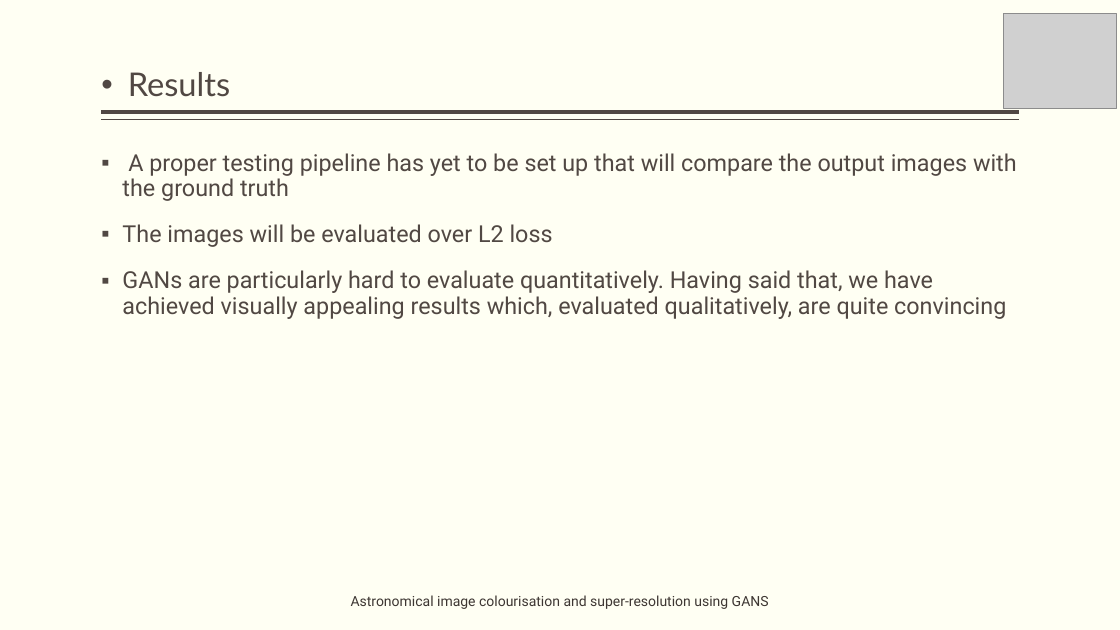
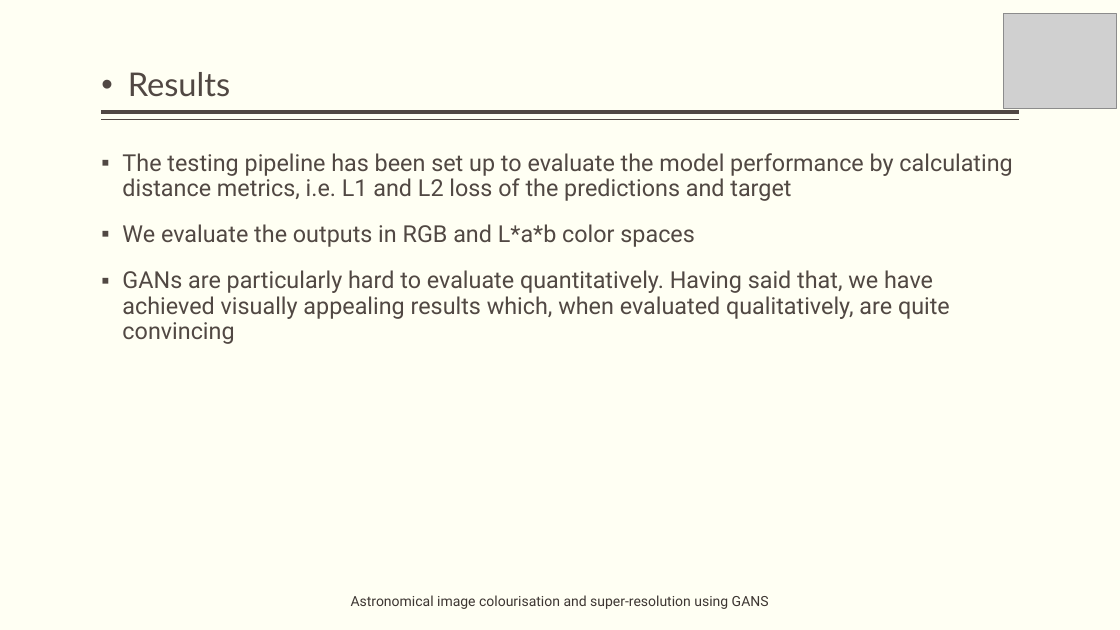
Before and after one commit to obi-wan-shinobi/Literature-Review, a slide deck: slide 11 of Presentation/Stage_2/stage_2_presentation.pptx. Drawn at 1120x630 pixels with LibreOffice and Linux fonts; fonts in the diff are those of the drawing; grey boxes stand for pictures. Boxes give left, top, right and bottom in pixels: in the first picture for what was removed or moved away, otherwise in the second. Text is boxed around its words. In the diff, an @@ line names an element or a change of style, - is before the commit and + after.

```diff
--- a/Presentation/Stage_2/stage_2_presentation.pptx
+++ b/Presentation/Stage_2/stage_2_presentation.pptx
@@ text at (122,153,1012,344): text changed @@
-▪ A proper testing pipeline has yet to be set up that will compare the output images with the ground truth
-▪ The images will be evaluated over L2 loss
-▪ GANs are particularly hard to evaluate quantitatively. Having said that, we have achieved visually appealing results which, evaluated qualitatively, are quite convincing
+▪ The testing pipeline has been set up to evaluate the model performance by calculating distance metrics, i.e. L1 and L2 loss of the predictions and target
+▪ We evaluate the outputs in RGB and L*a*b color spaces
+▪ GANs are particularly hard to evaluate quantitatively. Having said that, we have achieved visually appealing results which, when evaluated qualitatively, are quite convincing
```
Also in this commit, not shown: 6 other slides changed, 8 slides added, 7 other files.
